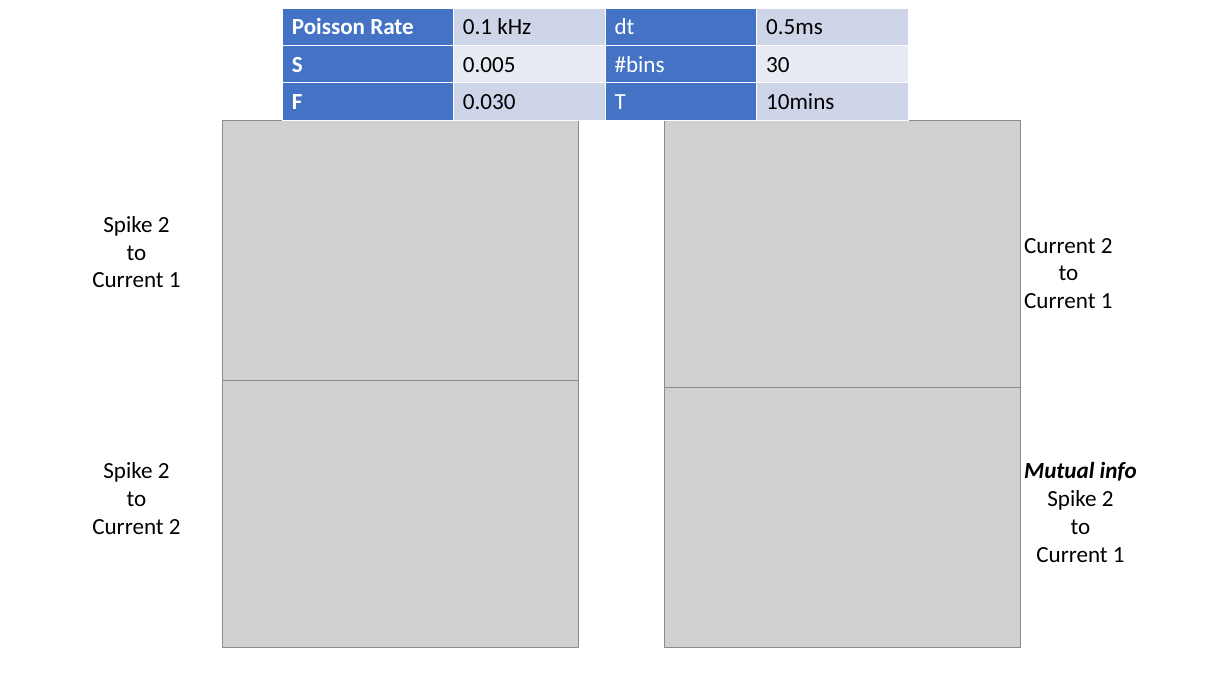
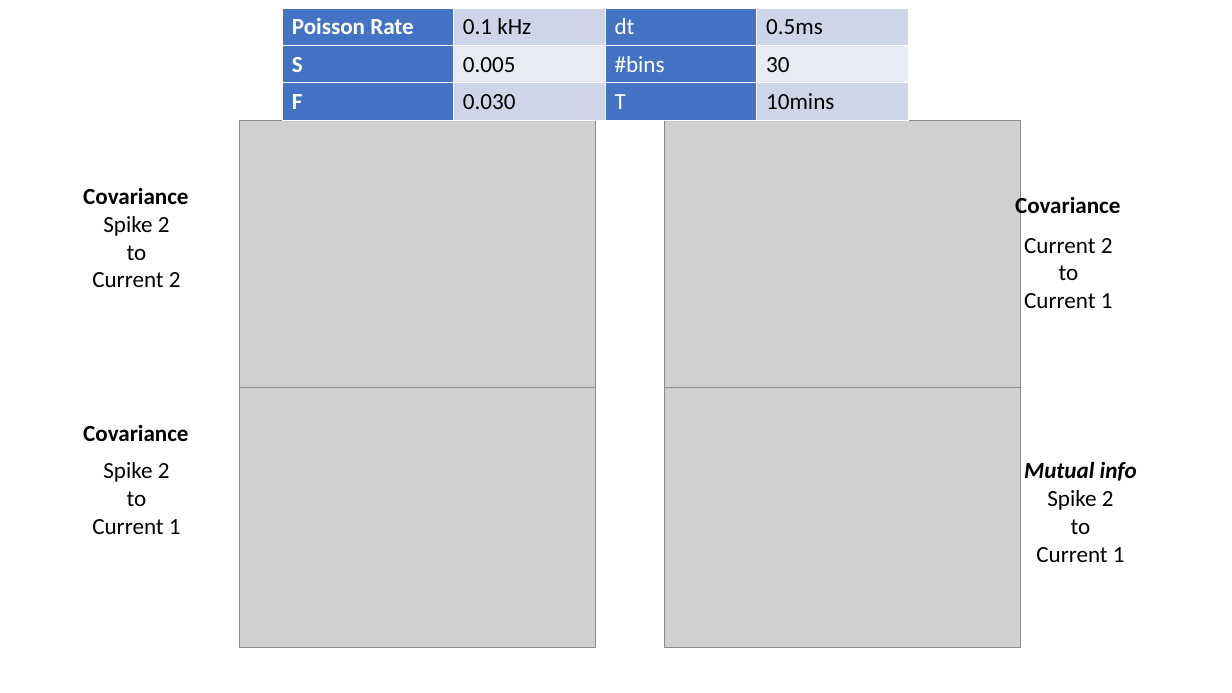
Before and after one commit to NeoNeuron/IF-neuronal-network, a slide deck: slide 13 of reports/oct31/Recent numerical results related to neuronal network simulation.pptx (slide 22 before the commit). Drawn at 1232x693 pixels with LibreOffice and Linux fonts; fonts in the diff are those of the drawing; grey boxes stand for pictures. Boxes give left, top, right and bottom in pixels: in the first picture for what was removed or moved away, otherwise in the second. Text is boxed around its words. In the diff, an @@ line names an element or a change of style, - is before the commit and + after.

```diff
--- a/reports/oct31/Recent numerical results related to neuronal network simulation.pptx
+++ b/reports/oct31/Recent numerical results related to neuronal network simulation.pptx
@@ picture: place and size @@
-picture at [223, 381, 579, 648]
+picture at [239, 121, 595, 388]
@@ text added at [83, 188, 188, 204], 18 pt, text #000000, bold @@
+Covariance
@@ text added at [1015, 193, 1120, 219], 18 pt, text #000000, bold @@
+Covariance
@@ text at [92, 272, 181, 287]: text changed @@
-Current 1
+Current 2
@@ picture: place and size @@
-picture at [222, 120, 579, 387]
+picture at [239, 380, 596, 647]
@@ text added at [83, 425, 188, 441], 18 pt, text #000000, bold @@
+Covariance
@@ text at [92, 519, 181, 534]: text changed @@
-Current 2
+Current 1
```
Also in this commit, not shown: 16 other slides changed, 1 slide added, 13 slides removed, 44 other files.
